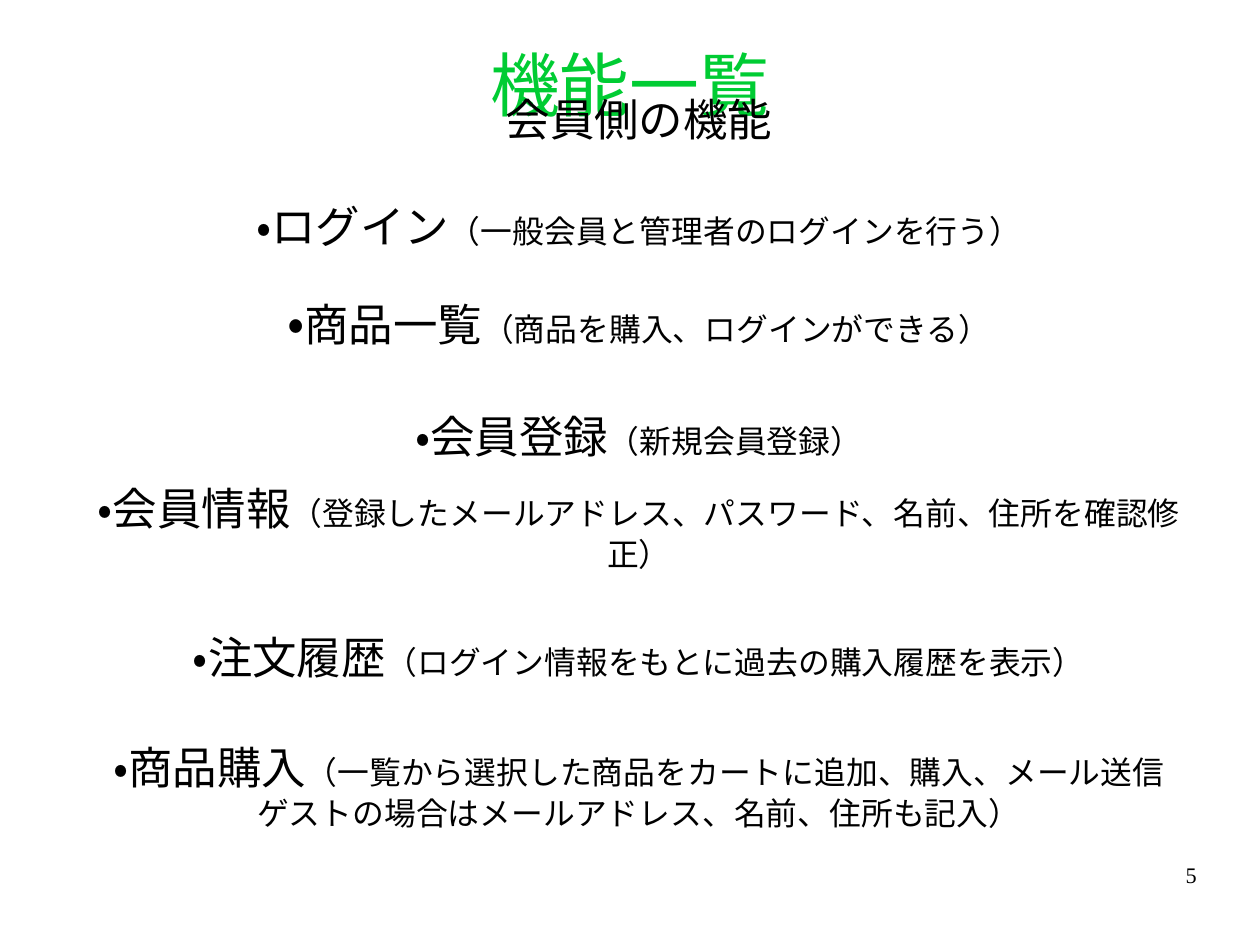
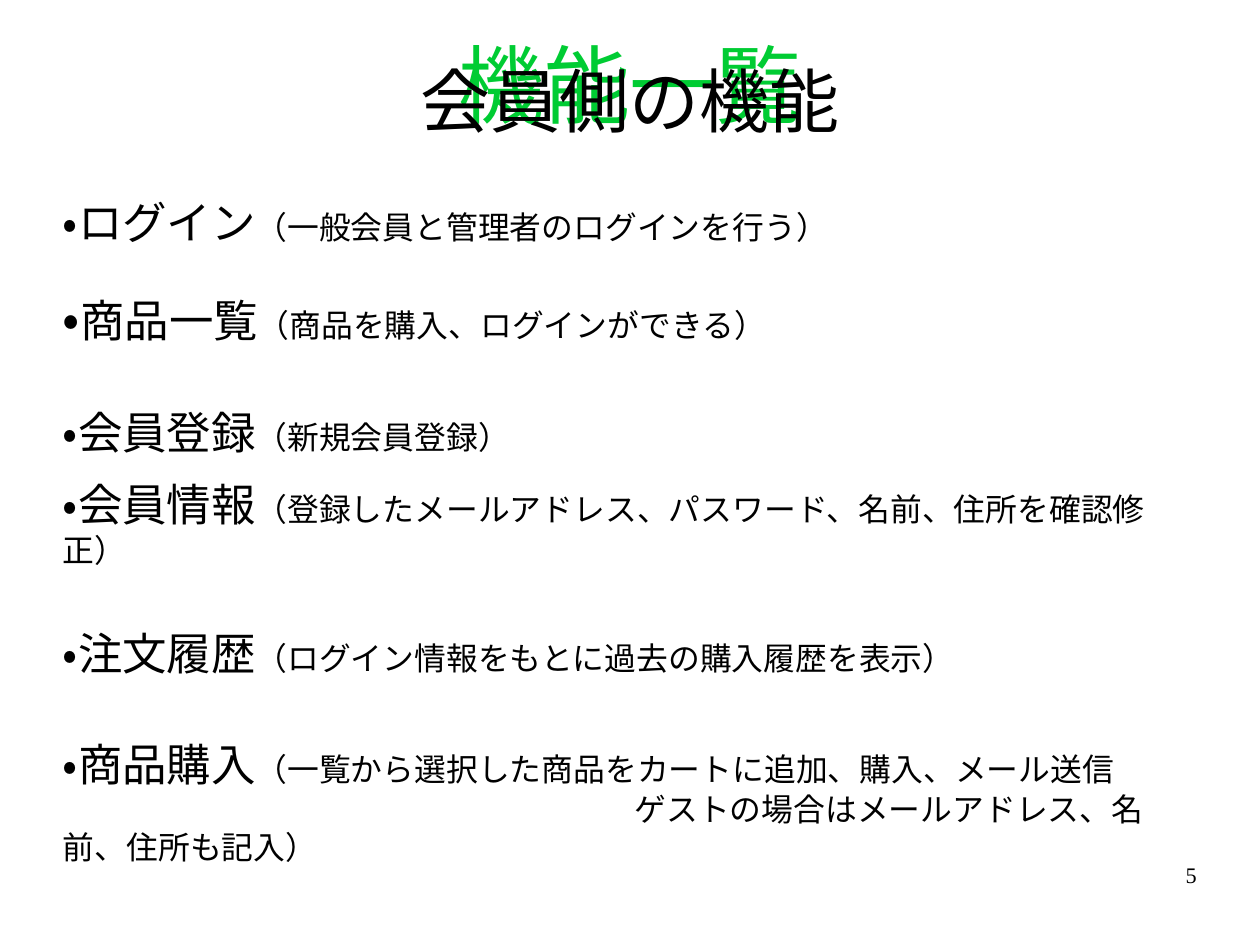
Before and after one commit to black1000/system, a slide deck: slide 5 of ユニフォームプレゼンテーション.odp. Drawn at 1260x945 pixels with LibreOffice and Linux fonts; fonts in the diff are those of the drawing. Boxes give left, top, right and bottom in pixels: in the first picture for what was removed or moved away, otherwise in the second. Text is boxed around its words. In the diff, an @@ line names an element or a change of style, - is before the commit and + after.

Commit message:
ユニフォームプレゼン修正

```diff
--- a/ユニフォームプレゼンテーション.odp
+++ b/ユニフォームプレゼンテーション.odp
@@ title "機能一覧" at [458, 45, 801, 133]: size 44 to 54 pt @@
@@ subtitle "会員側の機能": place and size @@
-subtitle "会員側の機能" at [98, 91, 1180, 828]
+subtitle "会員側の機能" at [63, 57, 1145, 824]
@@ subtitle "会員側の機能" at [63, 57, 1145, 824]: size 28 to 44 pt in "会員側の機能"; alignment centre to left @@
```
Also in this commit, not shown: 10 other slides changed.
